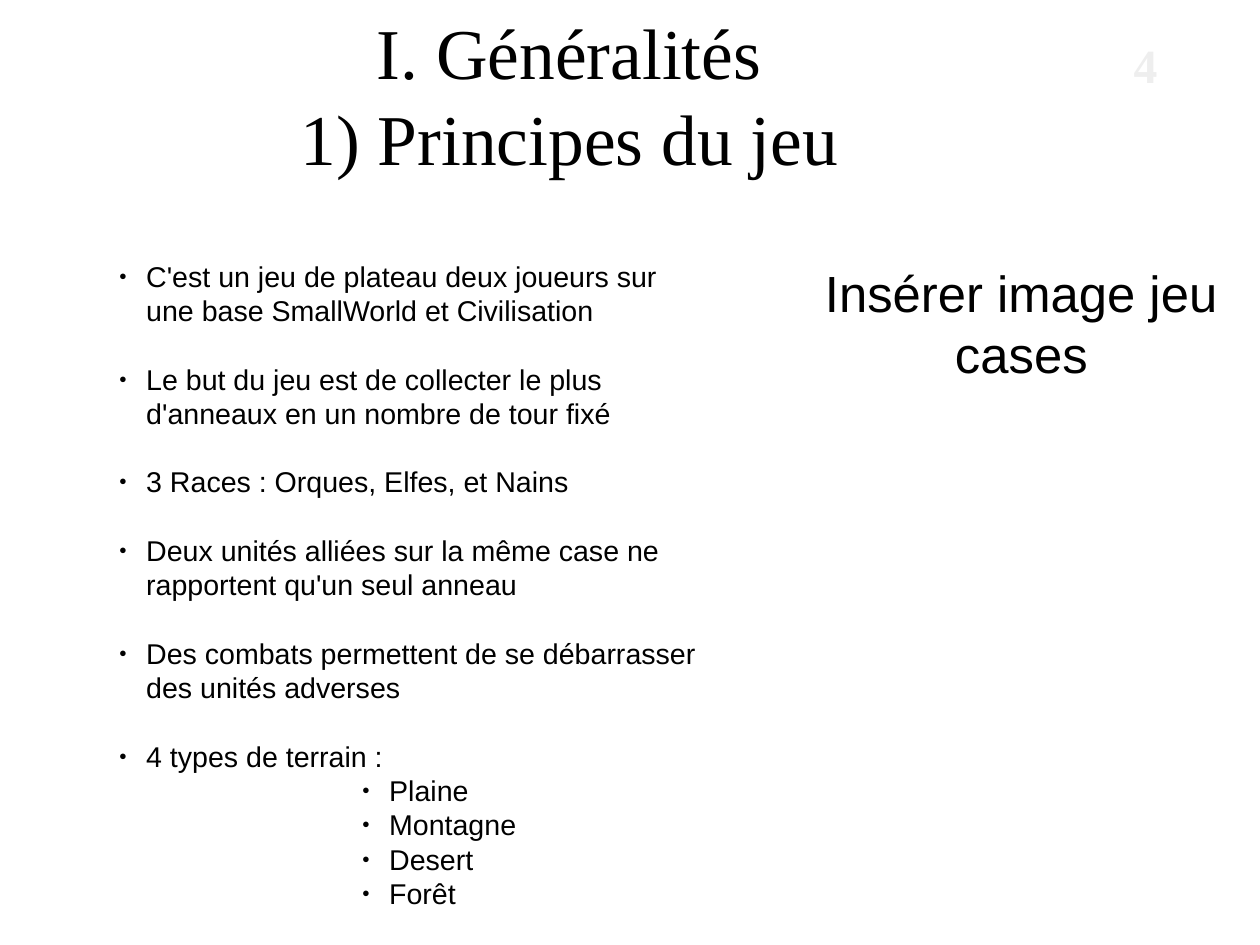
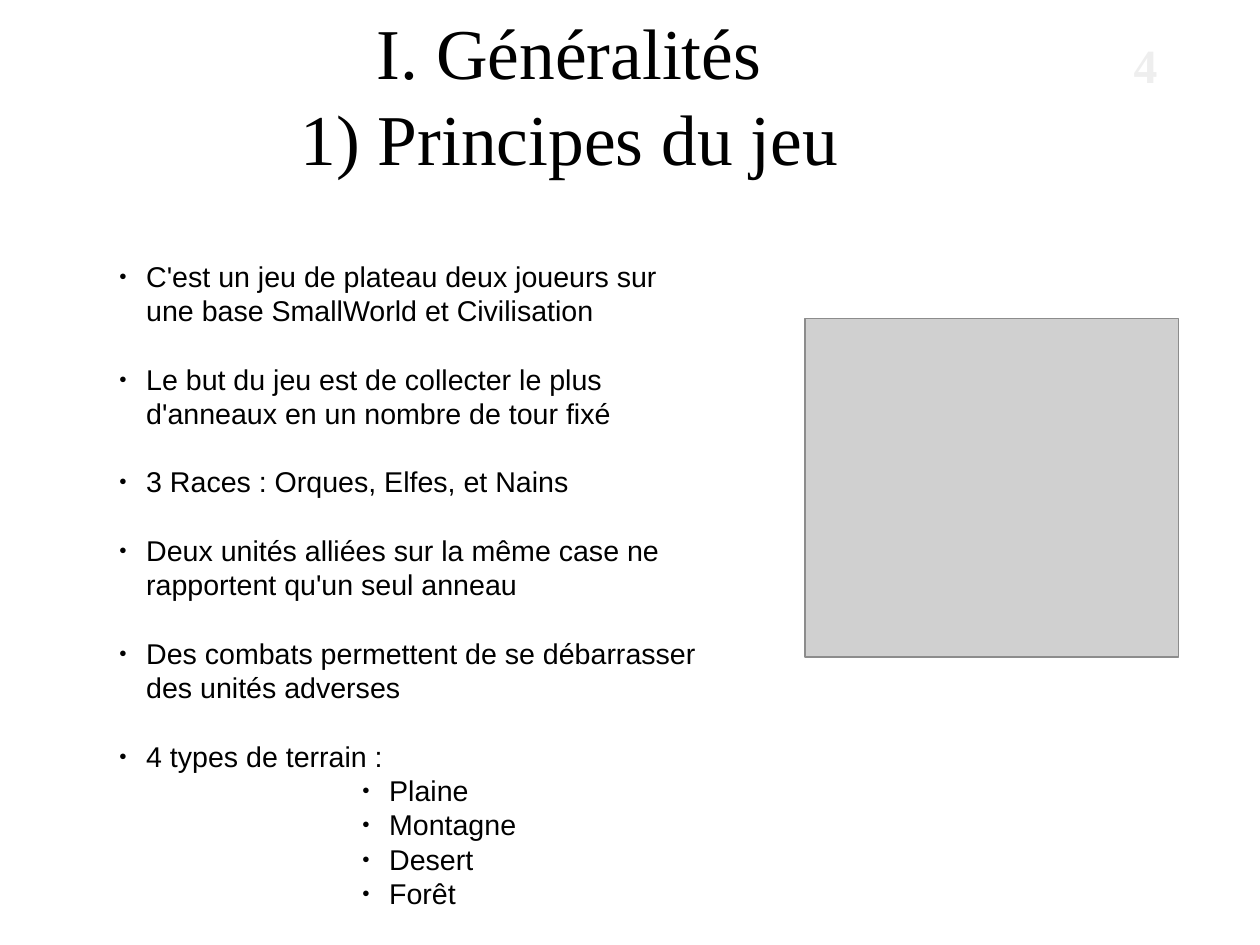
Before and after one commit to alexandreAudinot/projetPOOAudSee, a slide deck: slide 4 of Rapports/Documentation/diapo.odp. Drawn at 1260x945 pixels with LibreOffice and Linux fonts; fonts in the diff are those of the drawing; grey boxes stand for pictures; background and template pictures are left out. Boxes give left, top, right and bottom in pixels: in the first picture for what was removed or moved away, otherwise in the second. Text is boxed around its words. In the diff, an @@ line names an element or a change of style, - is before the commit and + after.

```diff
--- a/Rapports/Documentation/diapo.odp
+++ b/Rapports/Documentation/diapo.odp
@@ subtitle removed at [825,274,1217,374] @@
-Insérer image jeu cases
@@ picture added at [805,319,1179,657] @@
```
Also in this commit, not shown: 6 other slides changed, 14 other files.
